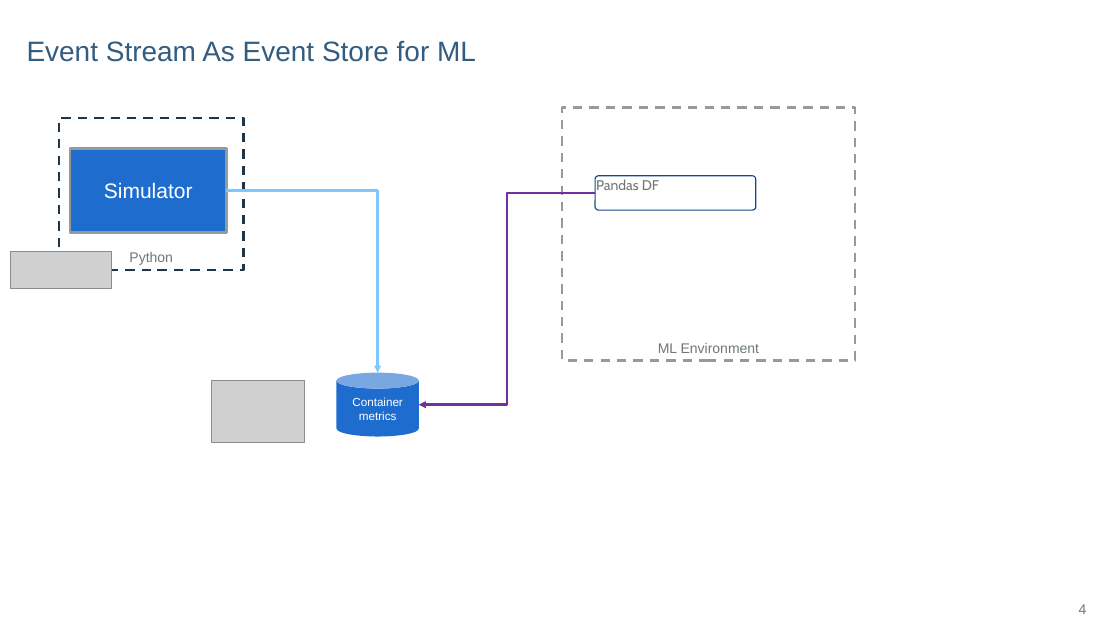
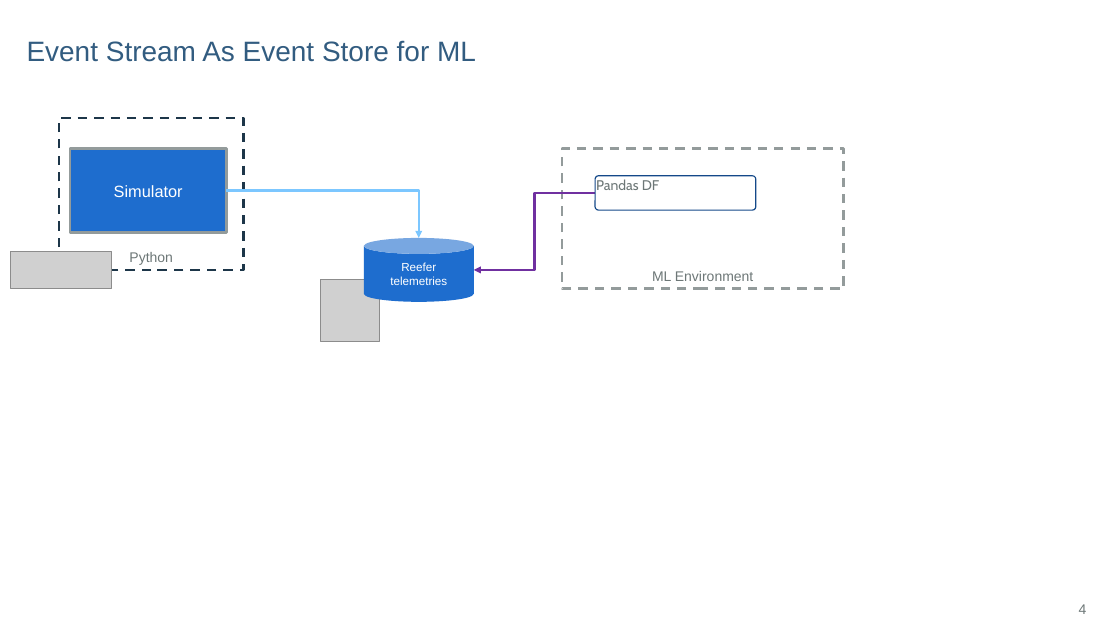
Before and after one commit to ibm-cloud-architecture/refarch-reefer-ml, a slide deck: slide 4 of docs/diagrams.pptx. Drawn at 1120x630 pixels with LibreOffice and Linux fonts; fonts in the diff are those of the drawing; grey boxes stand for pictures; background and template pictures are left out. Boxes give left, top, right and bottom in pixels: in the first picture for what was removed or moved away, otherwise in the second. Text is boxed around its words. In the diff, an @@ line names an element or a change of style, - is before the commit and + after.

```diff
--- a/docs/diagrams.pptx
+++ b/docs/diagrams.pptx
@@ rectangle "Simulator" at (x1=70, y1=149, x2=226, y2=233): size 18 to 14 pt @@
@@ rectangle "ML Environment" resized from (x1=562, y1=108, x2=855, y2=361) to (x1=562, y1=149, x2=844, y2=289) @@
@@ elbow arrow moved from (227, 191) - (378, 373) to (227, 191) - (419, 238) @@
@@ elbow arrow moved from (595, 193) - (419, 405) to (595, 193) - (474, 270) @@
@@ cylinder added at (x1=364, y1=238, x2=474, y2=302), fill #1E6DCE, 10 pt, text #FFFFFF @@
+Reefer telemetries
@@ picture added at (x1=321, y1=280, x2=380, y2=342) @@
@@ picture removed at (x1=212, y1=380, x2=305, y2=442) @@
@@ cylinder removed at (x1=337, y1=373, x2=419, y2=437) @@
-Container metrics
```
Also in this commit, not shown: 2 other slides changed, 11 other files.
